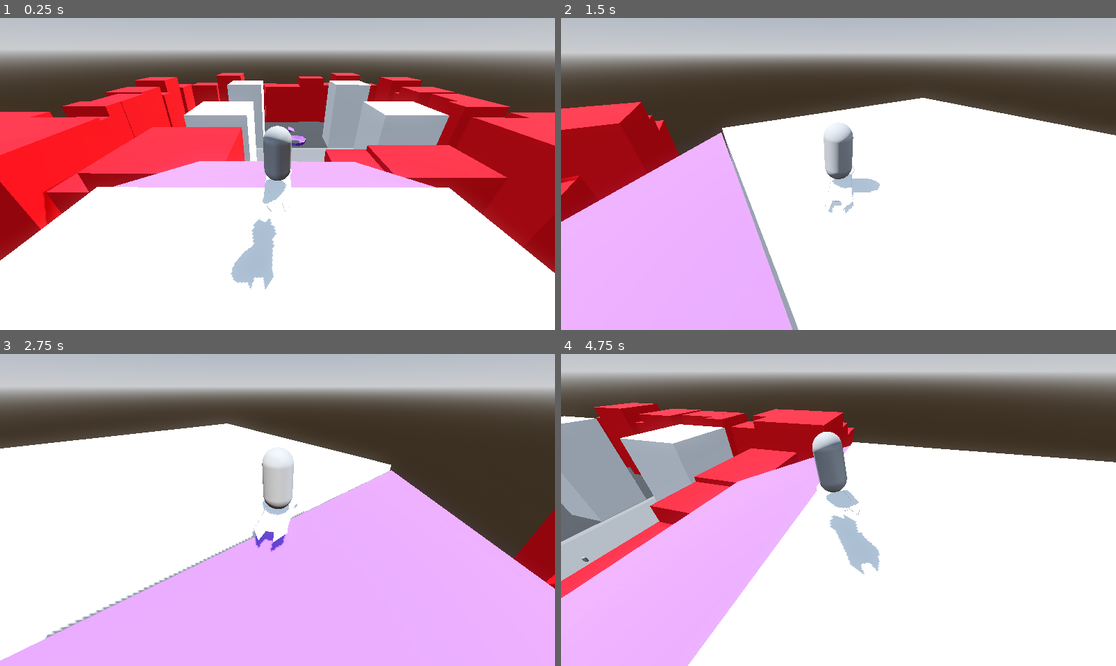
Above: before the commit, frames 1-4 (two rows, left to right).
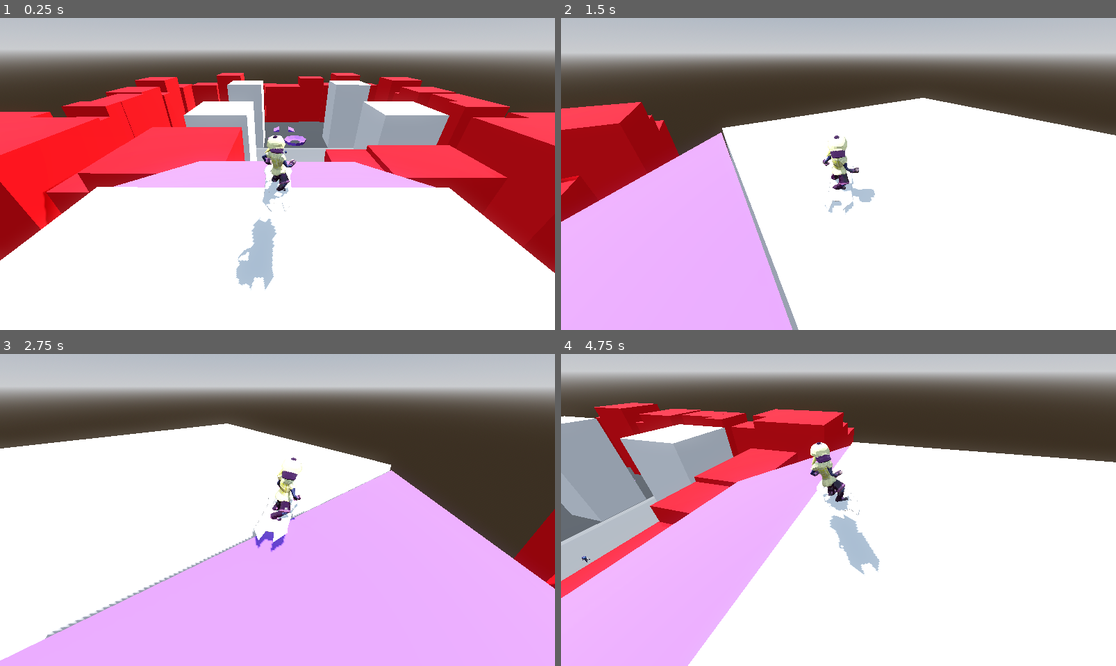
Above: after the commit, the same moments.

Repository: highrower/big-mode-26
Game: Godot game, scene res://Worlds/prototype_level.tscn
Same seed, same stepped clock (60 frames per second), same inputs: the game is played once before the commit and once after it.
Inputs (mouse positions are in pixels of both pictures, inside the frame that each line leads up to):
- Up to frame 1 (0.25 s): no input
- Up to frame 2 (1.5 s): tap Enter at 0.5 s; move the mouse to (960, 158) at 0.52 s; hold D (move_right) 0.53-1.28 s; click (960, 158) at 0.6 s; tap Space (jump) at 0.77 s; move the mouse to (727, 189) at 1.27 s; hold S (brake) from 1.28 s (still down); tap Shift (drift) at 1.35 s
- Up to frame 3 (2.75 s): tap Space (jump) at 1.52 s; move the mouse to (333, 441) at 2.02 s; release S (brake) at 2.03 s; hold D (move_right) from 2.03 s (still down); click (333, 441) at 2.1 s
- Up to frame 4 (4.75 s): move the mouse to (810, 572) at 2.77 s; release D (move_right) at 2.78 s; hold W (accelerate) 2.78-3.53 s; tap Shift (drift) at 2.85, 4.35 s; tap Space (jump) at 3.02, 3.77, 4.52 s; move the mouse to (1005, 556) at 3.52 s; hold A (move_left) from 3.53 s (still down); click (1005, 556) at 3.6 s; move the mouse to (672, 463) at 4.27 s

The runs differ from the first frame. In frame 1, 1.0% of the frame differs, in the area x 41-54%, y 34-86%; in frame 2, 1.1%; in frame 3, 1.0%; in frame 4, 1.2%, in the area x 3-58%, y 24-68%.

Commit message:
Fixed Player and Enemy Model
Fixed animation error and replaced placeholder model

Diff:
--- a/enemies/police_enemy.tscn
+++ b/enemies/police_enemy.tscn
@@ -6,6 +6,7 @@
 [ext_resource type="PackedScene" uid="uid://bh6mbtifu4hhu" path="res://enemies/behaviors/can_die.tscn" id="4_xt4sa"]
 [ext_resource type="PackedScene" uid="uid://bmol167bteymt" path="res://enemies/behaviors/patrol_around.tscn" id="5_6oxka"]
 [ext_resource type="PackedScene" uid="uid://dd3o21l4fnrfu" path="res://enemies/behaviors/hit_player.tscn" id="6_wnbo3"]
+[ext_resource type="PackedScene" uid="uid://btf2hv7lawc6v" path="res://enemies/enemy_model.tscn" id="7_2wq40"]
 
 [sub_resource type="CapsuleMesh" id="CapsuleMesh_ra0cx"]
 radius = 1.2
@@ -23,6 +24,7 @@
 
 [node name="MeshInstance3D" type="MeshInstance3D" parent="." unique_id=403939388]
 transform = Transform3D(1, 0, 0, 0, 1, 0, 0, 0, 1, 0, 1.1286116, 0)
+visible = false
 mesh = SubResource("CapsuleMesh_ra0cx")
 
 [node name="CollisionShape3D" type="CollisionShape3D" parent="." unique_id=997524980]
@@ -40,3 +42,6 @@
 
 [node name="HitPlayer" parent="." unique_id=243545642 instance=ExtResource("6_wnbo3")]
 transform = Transform3D(1, 0, 0, 0, 1, 0, 0, 0, 1, 0, 3, 0)
+
+[node name="EnemyModelHolder" parent="." unique_id=849311592 instance=ExtResource("7_2wq40")]
+transform = Transform3D(3, 0, 0, 0, 3, 0, 0, 0, 3, 0, -1, 0)
--- a/player/movement/player.tscn
+++ b/player/movement/player.tscn
@@ -7,6 +7,7 @@
 [ext_resource type="PackedScene" uid="uid://celmm8w4lataj" path="res://player/movement/hoverboard.fbx" id="5_vuopl"]
 [ext_resource type="PackedScene" uid="uid://cfxu8l7pwlof3" path="res://player/weapons/bat.tscn" id="5_wa6sx"]
 [ext_resource type="Script" uid="uid://dap041ridrkje" path="res://player/drift_manager.gd" id="7_vuopl"]
+[ext_resource type="PackedScene" uid="uid://bv1ioe4rqhxqm" path="res://player/player_model.tscn" id="8_x6hbi"]
 
 [sub_resource type="PhysicsMaterial" id="PhysicsMaterial_g1dw6"]
 friction = 0.0
@@ -85,6 +86,7 @@
 
 [node name="MeshInstance3D2" type="MeshInstance3D" parent="." unique_id=1716787854]
 transform = Transform3D(1, 0, 0, 0, 1, 0, 0, 0, 1, 0, 3.1670003, 0)
+visible = false
 mesh = SubResource("CapsuleMesh_tdtx0")
 
 [node name="CollisionShape3D2" type="CollisionShape3D" parent="." unique_id=811608318]
@@ -95,3 +97,6 @@
 
 [node name="DriftManager" type="Node" parent="." unique_id=282060390]
 script = ExtResource("7_vuopl")
+
+[node name="PlayerModelHolder" parent="." unique_id=624723337 instance=ExtResource("8_x6hbi")]
+transform = Transform3D(-3, 0, 2.6226832e-07, 0, 3, 0, -2.6226832e-07, 0, -3, 0, 0, 0)
--- a/player/player_model.gd
+++ b/player/player_model.gd
@@ -2,8 +2,8 @@
 
 @export var animation_ease: float = 5.0
 
-@onready var player_animations: AnimationPlayer = $PlayerAnimations
-@onready var animation_tree: AnimationTree = $AnimationTree
+@onready var player_animations: AnimationPlayer = $"Player Model/PlayerAnimations"
+@onready var animation_tree: AnimationTree = $"Player Model/AnimationTree"
 @onready var playback: AnimationNodeStateMachinePlayback = animation_tree["parameters/playback"]
 
 var run_weight_target :Vector2
--- a/player/player_model.tscn
+++ b/player/player_model.tscn
@@ -33,6 +33,7 @@
 "states/Hover Pivot/node" = SubResource("AnimationNodeBlendSpace2D_b6qoi")
 "states/Hover Pivot/position" = Vector2(560, 66)
 transitions = ["Start", "Hover Pivot", SubResource("AnimationNodeStateMachineTransition_nis8b")]
+graph_offset = Vector2(4, -47)
 
 [node name="PlayerModelHolder" type="Node3D" unique_id=624723337]
 script = ExtResource("1_nis8b")
